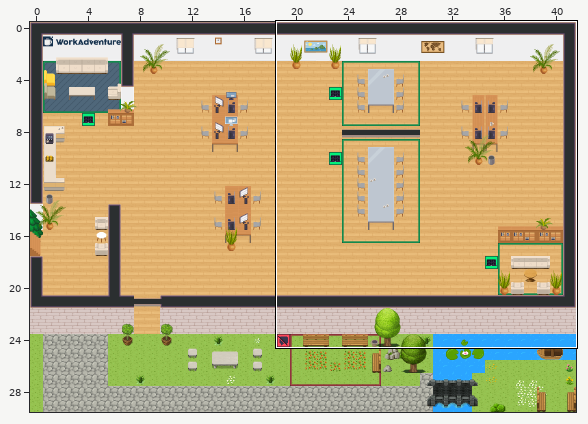
Tiled map (JSON) -- map.tmj. Above, an overview of the earlier version with the close-up marked.
Close-up. Before the edit:
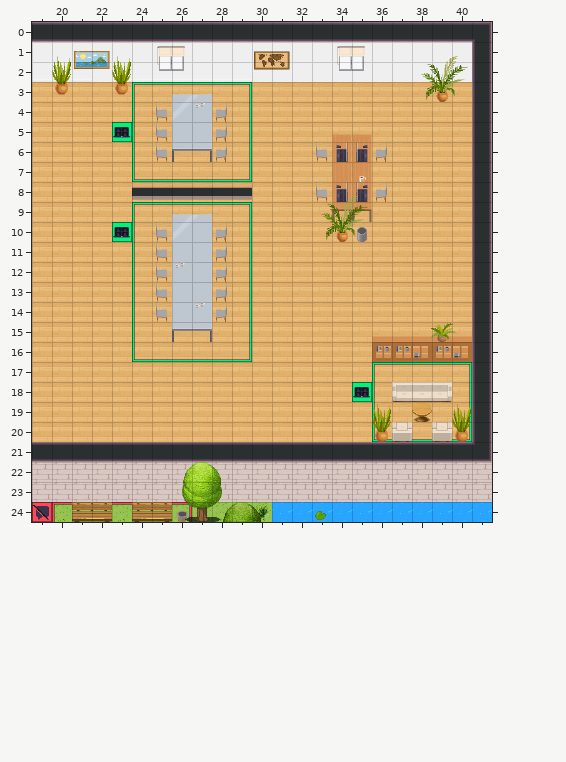
Cells are 32x32 px. Shown: x 19..41, y 0..24. The commit also changed other parts of the map, which this record leaves out.
New version:
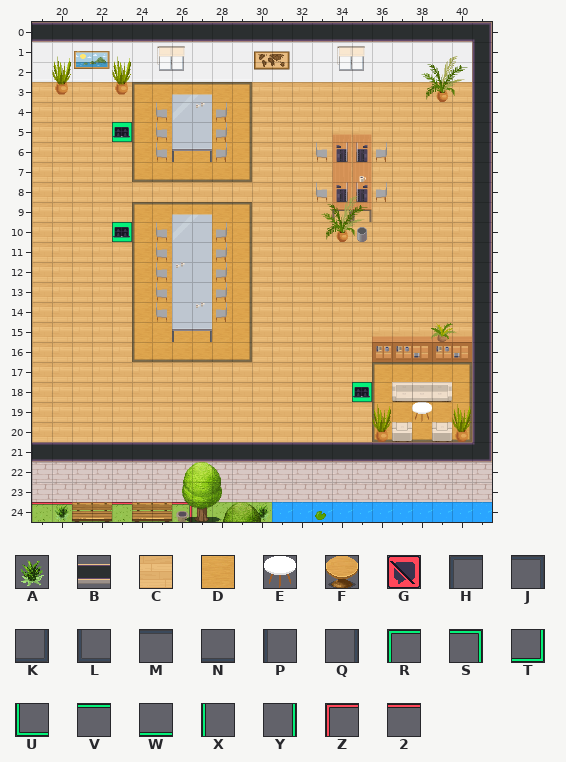
Key: from "WA_Exterior": A 506; from "WA_Room_Builder": B 64, C 169, D 378; from "WA_Tables": E 131, F 143; from "WA_User_Interface": G 60, H 122, J 123, K 124, L 125, M 126, N 127, P 128, Q 129, R 161, S 162, T 163, U 164, V 165, W 166, X 167, Y 168, Z 239, 2 243.
_ is an empty cell.
Difference:
{"where": "layer \"floor/floor1\""}
{"y":3,"x":24,"old":"CCCCCC","new":"DDDDDD"}
{"y":4,"x":24,"old":"CC","new":"DD"}
{"y":4,"x":28,"old":"CC","new":"DD"}
{"y":5,"x":24,"old":"CC","new":"DD"}
{"y":5,"x":28,"old":"CC","new":"DD"}
{"y":6,"x":24,"old":"CCCCCC","new":"DDDDDD"}
{"y":7,"x":24,"old":"CCCCCC","new":"DDDDDD"}
{"y":9,"x":24,"old":"CCCCCC","new":"DDDDDD"}
{"y":10,"x":24,"old":"CC","new":"DD"}
{"y":10,"x":28,"old":"CC","new":"DD"}
{"y":11,"x":24,"old":"CC","new":"DD"}
{"y":11,"x":28,"old":"CC","new":"DD"}
{"y":12,"x":24,"old":"CC","new":"DD"}
{"y":12,"x":28,"old":"CC","new":"DD"}
{"y":13,"x":24,"old":"CC","new":"DD"}
{"y":13,"x":28,"old":"CC","new":"DD"}
{"y":14,"x":24,"old":"CC","new":"DD"}
{"y":14,"x":28,"old":"CC","new":"DD"}
{"y":15,"x":24,"old":"CCCCCC","new":"DDDDDD"}
{"y":16,"x":24,"old":"CCCCCC","new":"DDDDDD"}
{"y":17,"x":36,"old":"CCCCC","new":"DDDDD"}
{"y":18,"x":36,"old":"C","new":"D"}
{"y":18,"x":40,"old":"C","new":"D"}
{"y":19,"x":36,"old":"CCCCC","new":"DDDDD"}
{"y":20,"x":36,"old":"C","new":"D"}
{"y":20,"x":38,"old":"C","new":"D"}
{"y":20,"x":40,"old":"C","new":"D"}
{"where": "layer \"floor/floor2\""}
{"y":3,"x":24,"old":"RVVVVS","new":"HMMMMJ"}
{"y":4,"x":24,"old":"X","new":"P"}
{"y":4,"x":29,"old":"Y","new":"Q"}
{"y":5,"x":24,"old":"X","new":"P"}
{"y":5,"x":29,"old":"Y","new":"Q"}
{"y":6,"x":24,"old":"X","new":"P"}
{"y":6,"x":29,"old":"Y","new":"Q"}
{"y":7,"x":24,"old":"UWWWWT","new":"LNNNNK"}
{"y":9,"x":24,"old":"RVVVVS","new":"HMMMMJ"}
{"y":10,"x":24,"old":"X","new":"P"}
{"y":10,"x":29,"old":"Y","new":"Q"}
{"y":11,"x":24,"old":"X","new":"P"}
{"y":11,"x":29,"old":"Y","new":"Q"}
{"y":12,"x":24,"old":"X","new":"P"}
{"y":12,"x":29,"old":"Y","new":"Q"}
{"y":13,"x":24,"old":"X","new":"P"}
{"y":13,"x":29,"old":"Y","new":"Q"}
{"y":14,"x":24,"old":"X","new":"P"}
{"y":14,"x":29,"old":"Y","new":"Q"}
{"y":15,"x":24,"old":"X","new":"P"}
{"y":15,"x":29,"old":"Y","new":"Q"}
{"y":16,"x":24,"old":"UWWWWT","new":"LNNNNK"}
{"y":17,"x":36,"old":"RVVVS","new":"HMMMJ"}
{"y":18,"x":36,"old":"X","new":"P"}
{"y":18,"x":40,"old":"Y","new":"Q"}
{"y":19,"x":36,"old":"X","new":"P"}
{"y":19,"x":40,"old":"Y","new":"Q"}
{"y":20,"x":36,"old":"U","new":"L"}
{"y":20,"x":38,"old":"W","new":"N"}
{"y":20,"x":40,"old":"T","new":"K"}
{"y":24,"x":19,"old":"GZ","new":"22"}
{"where": "layer \"walls/walls1\""}
{"y":8,"x":24,"old":"BBBBBB","new":"______"}
{"where": "layer \"furniture/furniture1\""}
{"y":24,"x":20,"old":"_","new":"A"}
{"where": "layer \"furniture/furniture2\""}
{"y":19,"x":38,"old":"F","new":"E"}
{"label":"changed","picture_box":[132,82,252,362]}
{"label":"changed","picture_box":[372,362,472,442]}
{"label":"changed","picture_box":[32,502,70,522]}
